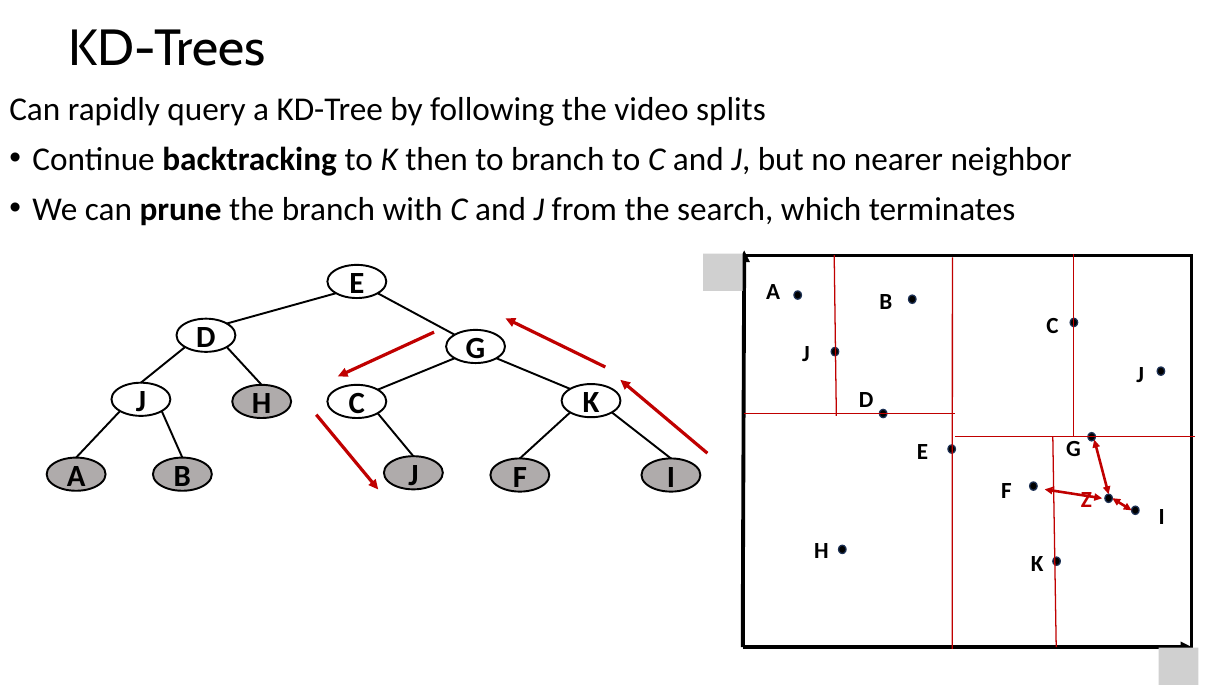
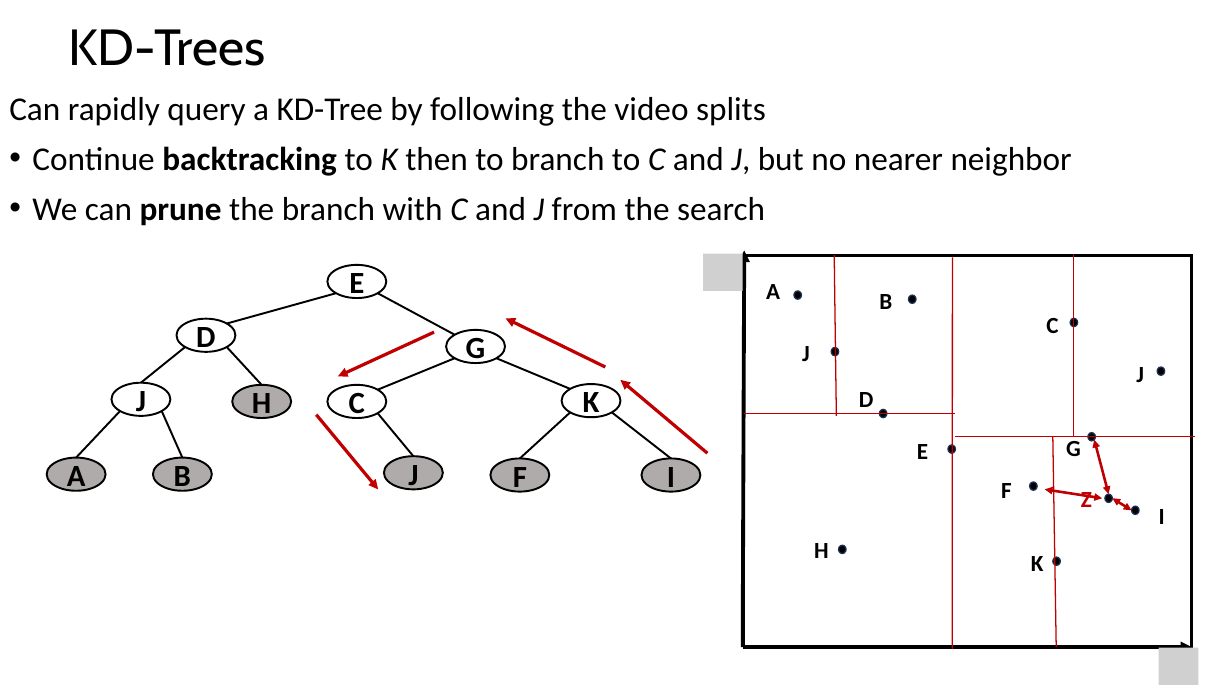
Before and after one commit to StephenElston/CSCI-E-108, a slide deck: slide 17 of slides/5_HighDimensionalSlimilarity_LSH.pptx (slide 15 before the commit). Drawn at 1232x693 pixels with LibreOffice and Linux fonts; fonts in the diff are those of the drawing; grey boxes stand for pictures. Boxes give left, top, right and bottom in pixels: in the first picture for what was removed or moved away, otherwise in the second. Text is boxed around its words. In the diff, an @@ line names an element or a change of style, - is before the commit and + after.

```diff
--- a/slides/5_HighDimensionalSlimilarity_LSH.pptx
+++ b/slides/5_HighDimensionalSlimilarity_LSH.pptx
@@ text at (32,197,765,226): text changed @@
-• We can prune the branch with C and J from the search, which terminates
+• We can prune the branch with C and J from the search
```
Also in this commit, not shown: 4 slides added.
